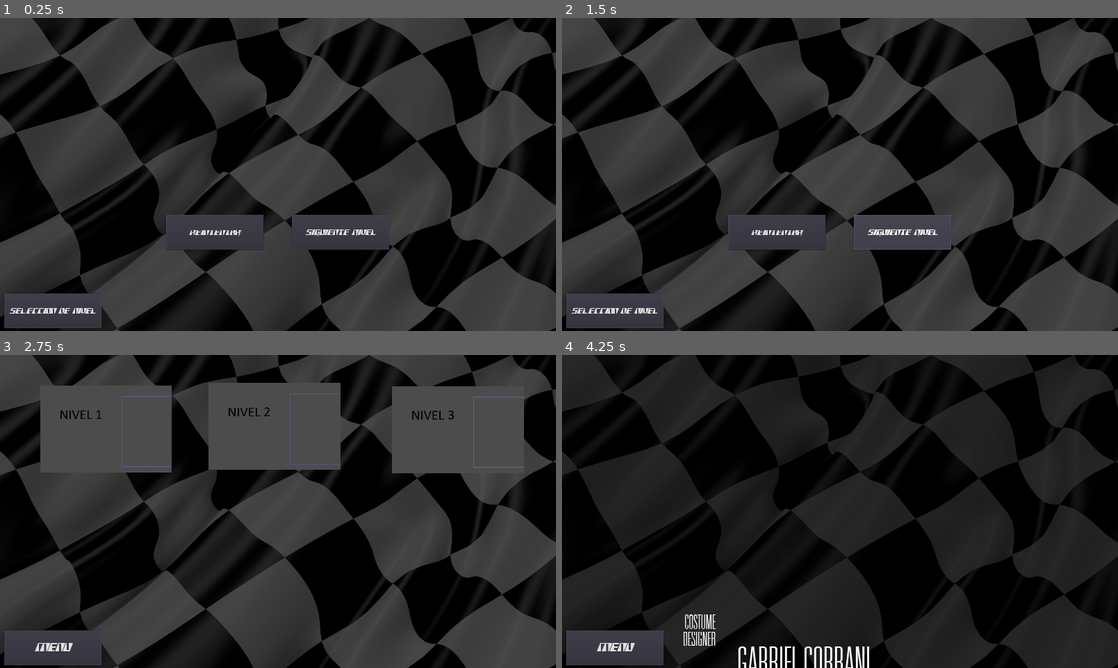
Above: before the commit, frames 1-4 (two rows, left to right).
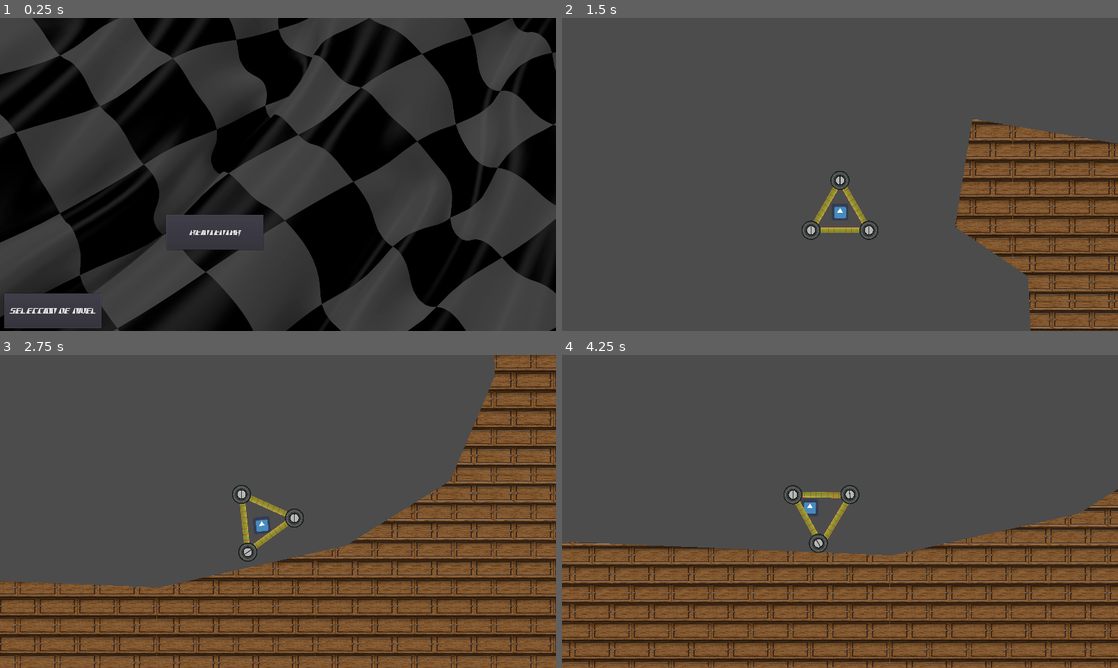
Above: after the commit, the same moments.

Repository: PonzioDelCarusel/SegundoParcialProgramacion
Game: Godot game, scene res://scenes/screens/levelClear.tscn
Same seed, same stepped clock (60 frames per second), same inputs: the game is played once before the commit and once after it. This scene is started directly instead of the project's main scene. The engine's default icon, where the game draws it, is replaced by a stand-in: a white triangle on a blue panel in a dark square.
Inputs (mouse positions are in pixels of both pictures, inside the frame that each line leads up to):
- Up to frame 1 (0.25 s): no input
- Up to frame 2 (1.5 s): click "Reintentar" at 0.5 s; click (901, 230) at 1.25 s, where only the run before the commit has a clickable "Siguiente Nivel"
- Up to frame 3 (2.75 s): click (50, 649) at 2 s, where only the run before the commit has a clickable "Seleccion de nivel"
- Up to frame 4 (4.25 s): click (612, 649) at 2.75 s, where only the run before the commit has a clickable "Menu"; click (606, 376) at 3.5 s, where only the run before the commit has a clickable "CREDITOS"

The runs differ from the first frame. In frame 1, 1.7% of the frame differs, in the area x 52-70%, y 62-74%; in frame 2, 61%; in frame 3, 69%; in frame 4, 98%, in the area x 0-100%, y 0-100%.

Commit message:
Pase a proximo nivel
Implementacion para pasar al siguiente nivel

Diff:
--- a/Race Track/scenes/globals.gd
+++ b/Race Track/scenes/globals.gd
@@ -10,7 +10,7 @@
 	"res://scenes/levels/nivel2.tscn",
 	"res://scenes/levels/nivel3.tscn"
 	]
-var current_level = 0
+var current_level = 2
 
 
 # Called when the node enters the scene tree for the first time.
--- a/Race Track/scenes/screens/levelClear.tscn
+++ b/Race Track/scenes/screens/levelClear.tscn
@@ -1,14 +1,16 @@
-[gd_scene load_steps=7 format=2]
+[gd_scene load_steps=9 format=2]
 
 [ext_resource path="res://images/game/background.png" type="Texture" id=1]
 [ext_resource path="res://fonts/xracer.ttf" type="DynamicFontData" id=2]
 [ext_resource path="res://scenes/screens/sceneChanger.gd" type="Script" id=3]
+[ext_resource path="res://scenes/screens/retry.gd" type="Script" id=4]
+[ext_resource path="res://scenes/screens/nextLevel.gd" type="Script" id=5]
 
-[sub_resource type="DynamicFont" id=1]
+[sub_resource type="DynamicFont" id=2]
 size = 35
 font_data = ExtResource( 2 )
 
-[sub_resource type="DynamicFont" id=2]
+[sub_resource type="DynamicFont" id=1]
 size = 35
 font_data = ExtResource( 2 )
 
@@ -23,6 +25,18 @@
 scale = Vector2( 1.021, 1.021 )
 texture = ExtResource( 1 )
 
+[node name="nextLevel" type="Button" parent="."]
+margin_left = 1008.0
+margin_top = 679.098
+margin_right = 1344.0
+margin_bottom = 799.098
+custom_fonts/font = SubResource( 2 )
+text = "Siguiente Nivel"
+script = ExtResource( 5 )
+__meta__ = {
+"_edit_use_anchors_": false
+}
+
 [node name="retry" type="Button" parent="."]
 margin_left = 573.917
 margin_top = 679.936
@@ -30,17 +44,7 @@
 margin_bottom = 799.936
 custom_fonts/font = SubResource( 1 )
 text = "Reintentar"
-__meta__ = {
-"_edit_use_anchors_": false
-}
-
-[node name="nextLevel" type="Button" parent="."]
-margin_left = 1008.0
-margin_top = 679.098
-margin_right = 1344.0
-margin_bottom = 799.098
-custom_fonts/font = SubResource( 2 )
-text = "Siguiente Nivel"
+script = ExtResource( 4 )
 __meta__ = {
 "_edit_use_anchors_": false
 }
--- /dev/null
+++ b/Race Track/scenes/screens/nextLevel.gd
@@ -0,0 +1,34 @@
+extends Button
+
+
+# Declare member variables here. Examples:
+# var a = 2
+# var b = "text"
+
+
+# Called when the node enters the scene tree for the first time.
+func _ready():
+# warning-ignore:return_value_discarded
+	connect("pressed", self, "_on_button_pressed")
+	if Globals.current_level == 2:
+		$".".visible = false
+	pass # Replace with function body.
+
+
+# Called every frame. 'delta' is the elapsed time since the previous frame.
+#func _process(delta):
+#	pass
+
+var next_level_target_scene = ""
+
+func _on_button_pressed():
+	if Globals.current_level == 0:
+		next_level_target_scene = "res://scenes/levels/nivel2.tscn"
+	if Globals.current_level == 1:
+		next_level_target_scene = "res://scenes/levels/nivel3.tscn"
+	if Globals.current_level == 2:
+		next_level_target_scene = "res://scenes/screens/levelSelection.tscn"
+	var retryLevel = get_tree().change_scene(next_level_target_scene)
+	if retryLevel != OK:
+		print("Error al cargar la escena")
+	pass # Replace with function body.
--- /dev/null
+++ b/Race Track/scenes/screens/retry.gd
@@ -0,0 +1,32 @@
+extends Button
+
+
+# Declare member variables here. Examples:
+# var a = 2
+# var b = "text"
+
+
+# Called when the node enters the scene tree for the first time.
+func _ready():
+# warning-ignore:return_value_discarded
+	connect("pressed", self, "_on_button_pressed")
+	pass # Replace with function body.
+
+
+# Called every frame. 'delta' is the elapsed time since the previous frame.
+#func _process(delta):
+#	pass
+
+var reload_target_scene = ""
+
+func _on_button_pressed():
+	if Globals.current_level == 0:
+		reload_target_scene = "res://scenes/levels/nivel1.tscn"
+	if Globals.current_level == 1:
+		reload_target_scene = "res://scenes/levels/nivel2.tscn"
+	if Globals.current_level == 2:
+		reload_target_scene = "res://scenes/levels/nivel3.tscn"
+	var retryLevel = get_tree().change_scene(reload_target_scene)
+	if retryLevel != OK:
+		print("Error al cargar la escena")
+	pass # Replace with function body.
